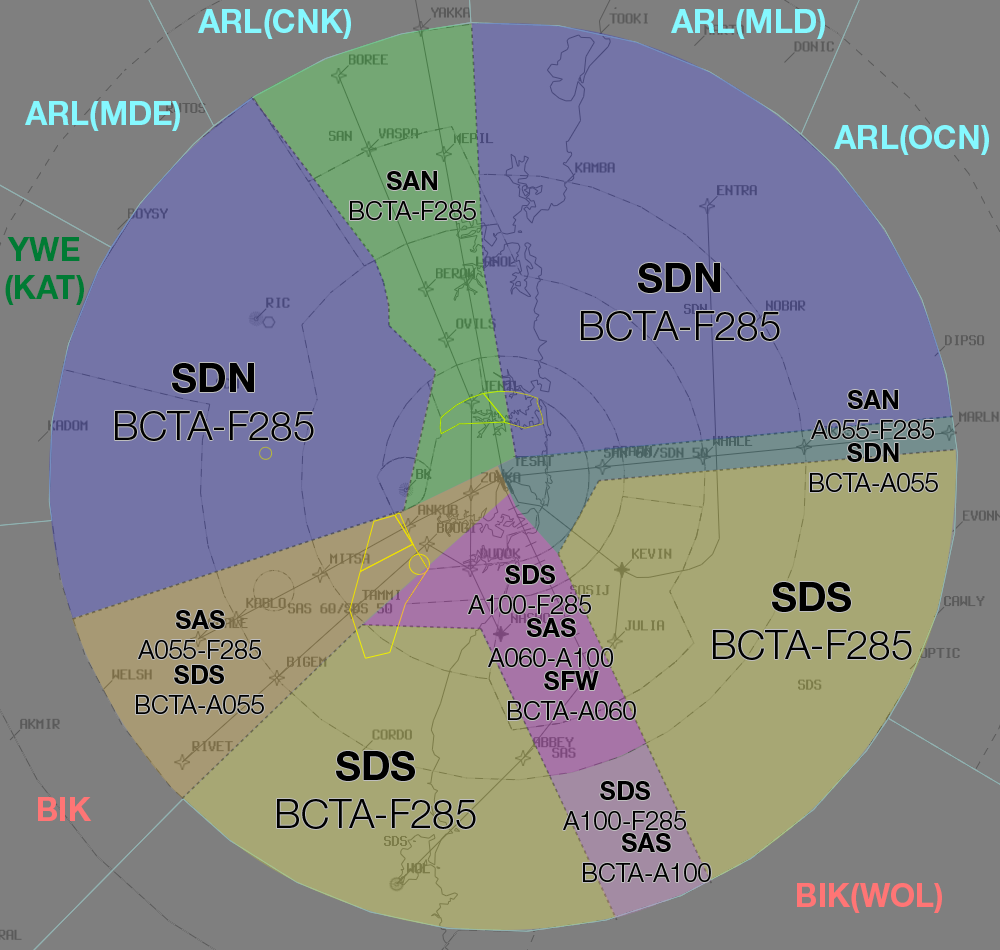
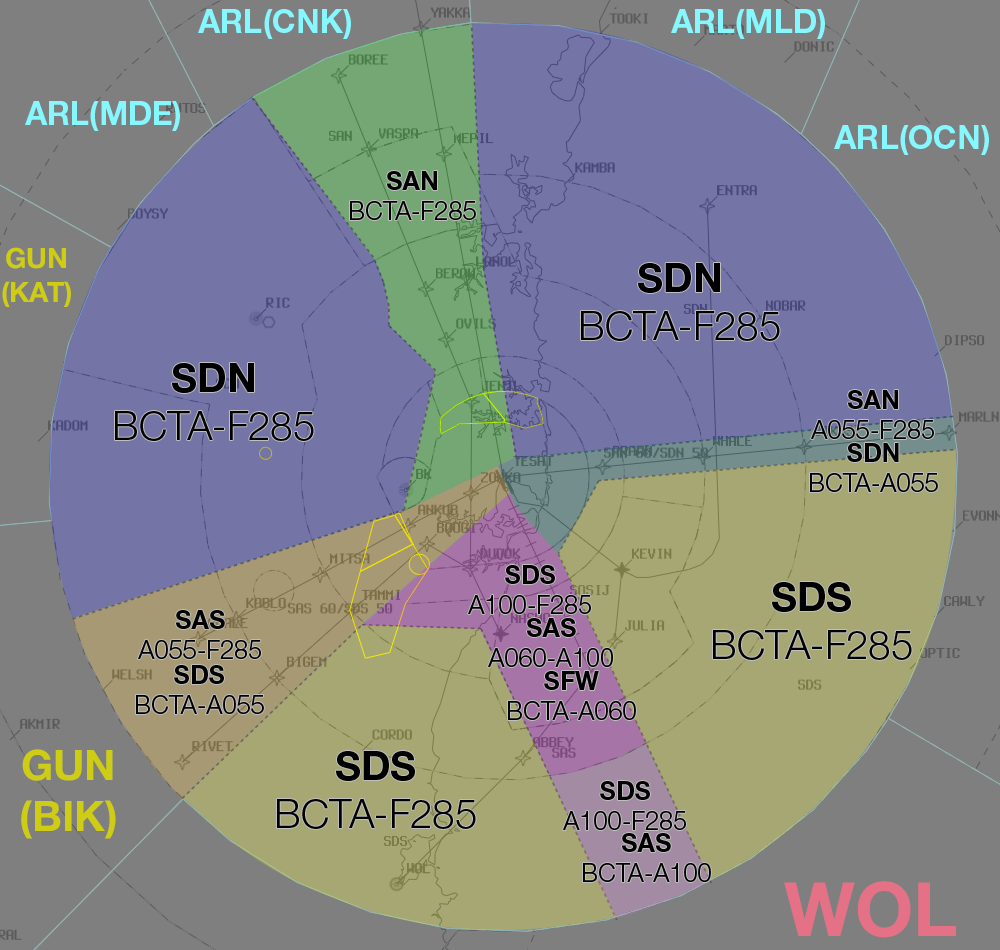
Revision of a layered 1000×950 image; what changed, layer by layer:
renamed "BIK" to "GUN (BIK)", moved it above "GUN (KAT)", painted on it over [21, 749, 116, 839]
renamed "YWE (KAT)" to "GUN (KAT)", painted on it over [2, 237, 84, 307]
renamed "BIK(WOL)" to "WOL", painted on it over [784, 881, 956, 938]
